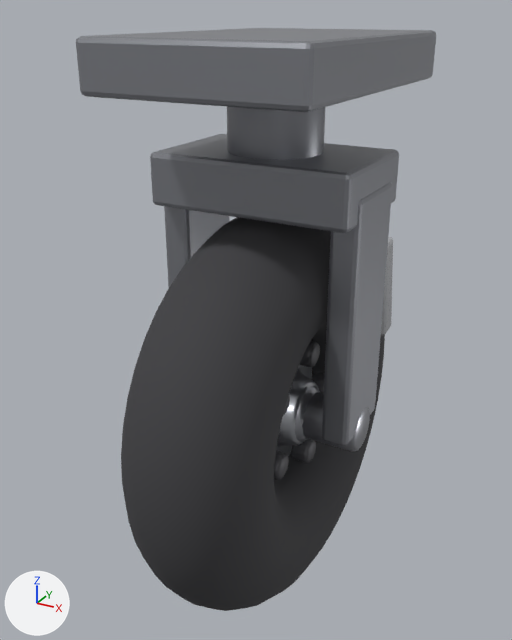
The glTF model models/wheel.glb, before and after one commit.
Rendered twice from a 50 mm camera at (0.655, -1.273, 0.69) aimed at (-0.042, -0.004, 0.055). Lighting does not change. The marker at lower left points along +X, +Y and +Z. The older version comes first. Vertices at exactly the same position are counted once.

The first picture shows 'wheel'.
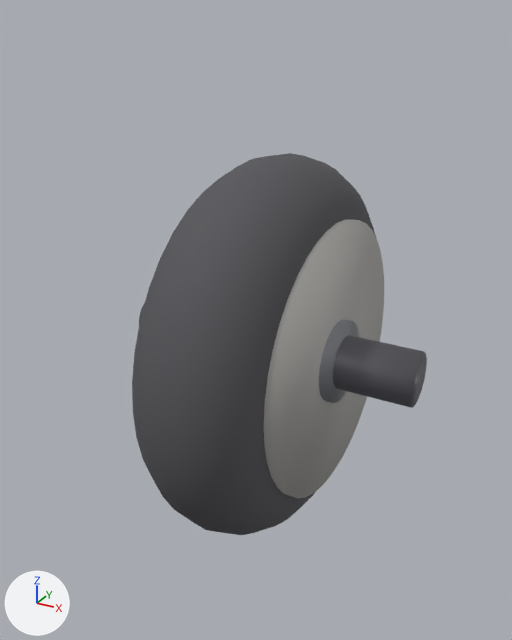
Where the change shows, as pixel boxes [x1, y1, x2, y2] in the pictures (512 x 640 px):
'wheel', reshaped (18% narrower, 34% shorter)
    before: [76, 28, 436, 611]
    after: [132, 153, 427, 535]
part 1 of me_cube, added
    after: [132, 153, 376, 535]
part 2 of me_cube, added
    after: [264, 219, 384, 498]
part 3 of me_cube, added
    after: [319, 319, 359, 403]
part 4 of me_cube, added
    after: [139, 303, 427, 408]
part 5 of me_cube, deleted
    before: [121, 217, 385, 611]
part 6 of me_cube, deleted
    before: [276, 365, 319, 456]
part 7 of me_cube, deleted
    before: [295, 385, 320, 442]
part 8 of me_cube, deleted
    before: [299, 341, 320, 367]
part 9 of me_cube, deleted (mostly hidden)
    before: [283, 394, 290, 416]
part 10 of me_cube, deleted
    before: [291, 439, 316, 463]
part 11 of me_cube, deleted
    before: [274, 451, 289, 480]
part 12 of me_cube, deleted
    before: [311, 373, 325, 393]
part 13 of me_cube, deleted
    before: [227, 107, 326, 160]
part 14 of me_cube, deleted
    before: [302, 392, 370, 452]
part 15 of me_cube, deleted
    before: [76, 28, 436, 112]
part 16 of me_cube, deleted
    before: [164, 206, 230, 287]
part 17 of me_cube, deleted
    before: [150, 134, 399, 233]
part 18 of me_cube, deleted
    before: [381, 237, 393, 336]
part 19 of me_cube, deleted
    before: [322, 182, 392, 446]

Edits to the bpy script that builds the scene:
```text
Change mat_hub:
    mat_hub.base_color: (0.45, 0.46, 0.5) -> (0.3, 0.31, 0.34)  # grey #b3b5bc -> grey #95979e
    mat_hub.metallic: 0.9 -> 0.65
    mat_hub.roughness: 0.28 -> 0.35
Change mat_rubber:
    mat_rubber.base_color: (0.05, 0.05, 0.055) -> (0.09, 0.09, 0.1)  # dark grey #3f3f42 -> dark grey #555559
Change mat_rim:
    mat_rim.base_color: (0.55, 0.57, 0.61) -> (0.46, 0.45, 0.43)  # light grey #c4c7cd -> grey #b5b3af
    mat_rim.metallic: 0.92 -> 0.25
    mat_rim.roughness: 0.28 -> 0.55
Change me_cube:
    remove me_cube.from_pydata(...)  # 3628 vertices, 7172 faces; spans x -0.221..0.221, y -0.463..0.463, z -0.613..0.648
    remove me_cube.materials.append(mat_strut)  # grey #95979e
    remove me_cube.materials.append(mat_piston)  # white #eaecf1
    add me_cube.from_pydata(...)  # 880 vertices, 1744 faces; spans x -0.33..0.33, y -0.42..0.42, z -0.42..0.42
    me_cube part 1: a new loose piece, a torus around x (ring radius 0.28, tube radius 0.14) spanning x -0.14..0.14, y -0.42..0.42, z -0.42..0.42, in mat_rubber (dark grey #555559)
    me_cube part 2: a new loose piece, a 40-sided cylinder along x spanning x 0.042..0.15, y -0.3..0.3, z -0.3..0.3, in mat_rim (grey #b5b3af)
    me_cube part 3: a new loose piece, a 24-sided cylinder along x spanning x -0.168..0.168, y -0.09..0.09, z -0.09..0.09, in mat_hub (grey #95979e)
    me_cube part 4: a new loose piece, a 16-sided cylinder along x spanning x -0.33..0.33, y -0.059..0.059, z -0.059..0.059, in mat_dark (dark grey #65656c)
    me_cube part 5: the loose piece of 880 vertices spanning x -0.149..0.149, y -0.463..0.463, z -0.613..0.313 is deleted
    me_cube part 6: the loose piece of 512 vertices spanning x -0.09..0.09, y -0.22..0.22, z -0.369..0.069 is deleted
    me_cube part 7: the loose piece of 150 vertices spanning x 0.028..0.116, y -0.069..0.069, z -0.222..-0.078 is deleted
    me_cube part 8: the loose piece of 140 vertices spanning x 0.041..0.086, y 0.012..0.071, z -0.052..0.008 is deleted
    me_cube part 9: the loose piece of 140 vertices spanning x 0.041..0.086, y -0.139..-0.079, z -0.101..-0.041 is deleted
    me_cube part 10: the loose piece of 140 vertices spanning x 0.041..0.086, y 0.012..0.071, z -0.308..-0.248 is deleted
    me_cube part 11: the loose piece of 136 vertices spanning x 0.041..0.086, y -0.139..-0.079, z -0.259..-0.199 is deleted
    me_cube part 12: the loose piece of 128 vertices spanning x 0.041..0.086, y 0.105..0.165, z -0.18..-0.12 is deleted
    me_cube part 13: the loose piece of 108 vertices spanning x -0.095..0.095, y -0.096..0.096, z 0.376..0.6 is deleted
    me_cube part 14: the loose piece of 84 vertices spanning x -0.221..0.221, y -0.054..0.054, z -0.203..-0.097 is deleted
    me_cube part 15: the loose piece of 56 vertices spanning x -0.216..0.216, y -0.315..0.315, z 0.552..0.648 is deleted
    me_cube part 16: the loose piece of 56 vertices spanning x -0.219..-0.159, y -0.09..0.09, z -0.15..0.377 is deleted
    me_cube part 17: the loose piece of 56 vertices spanning x -0.214..0.214, y -0.135..0.135, z 0.323..0.431 is deleted
    me_cube part 18: the loose piece of 56 vertices spanning x 0.179..0.199, y 0.135..0.225, z -0.006..0.233 is deleted
    me_cube part 19: the loose piece of 56 vertices spanning x 0.159..0.219, y -0.09..0.09, z -0.15..0.377 is deleted
    other edits to the shape of me_cube do not show in these pictures
    add me_cube.materials.append(mat_rim_001)  # grey #b5b3af
```
